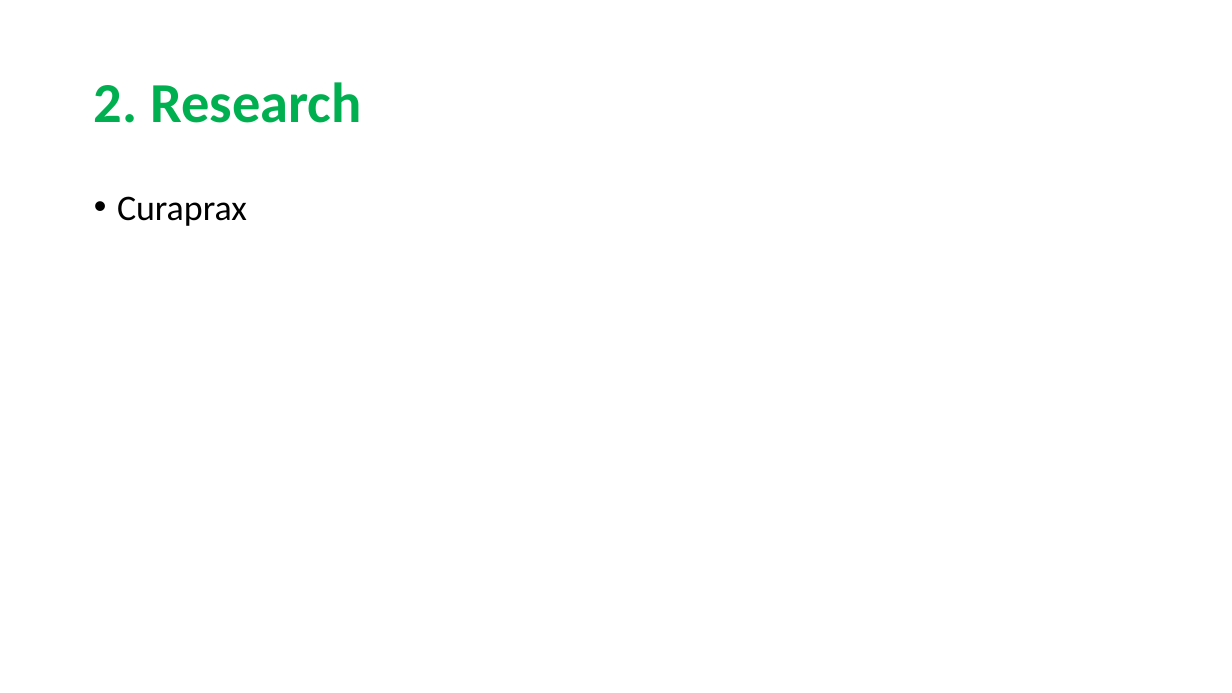
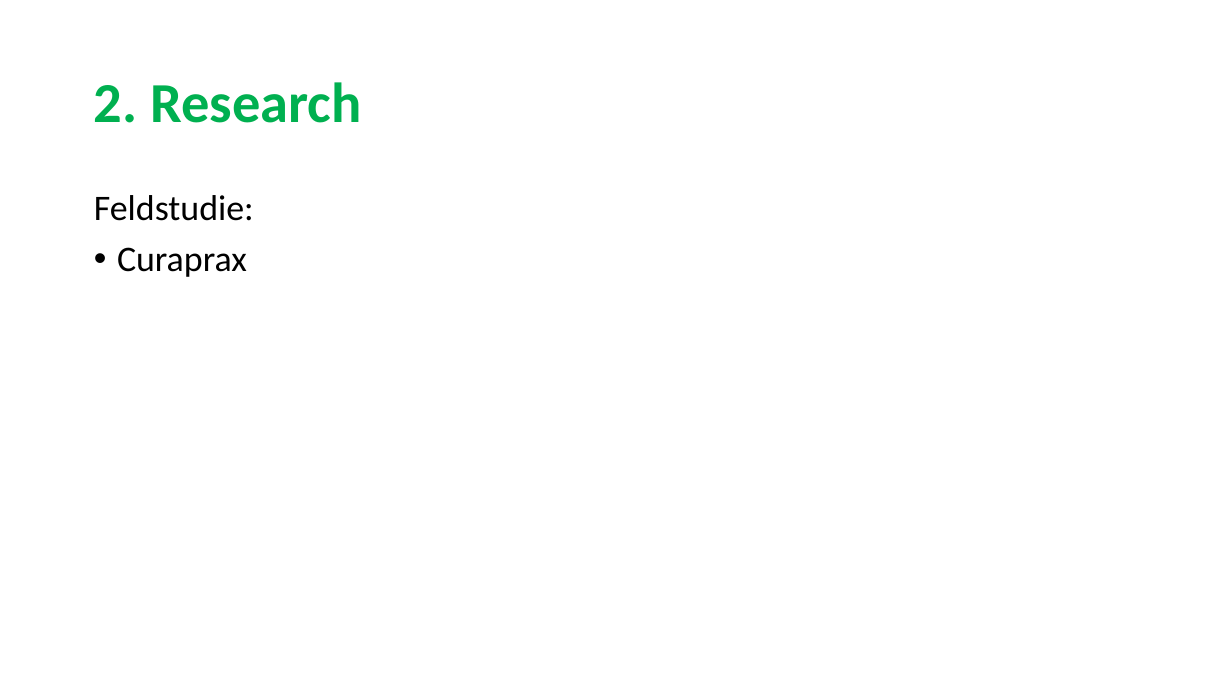
Before and after one commit to sarahmele/ch.bfh.btx8081.w2015.green, a slide deck: slide 4 of doc/task03/Task3.pptx. Drawn at 1232x693 pixels with LibreOffice and Linux fonts; fonts in the diff are those of the drawing. Boxes give left, top, right and bottom in pixels: in the first picture for what was removed or moved away, otherwise in the second. Text is boxed around its words. In the diff, an @@ line names an element or a change of style, - is before the commit and + after.

```diff
--- a/doc/task03/Task3.pptx
+++ b/doc/task03/Task3.pptx
@@ text at (94, 195, 254, 221): paragraph added @@
+Feldstudie:
```
Also in this commit, not shown: 8 other slides changed.
